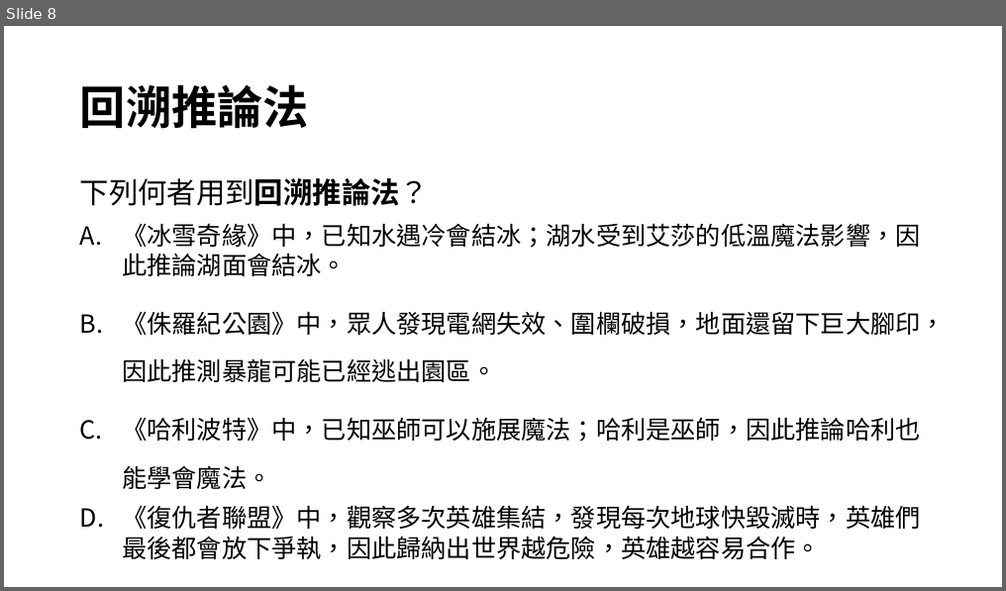
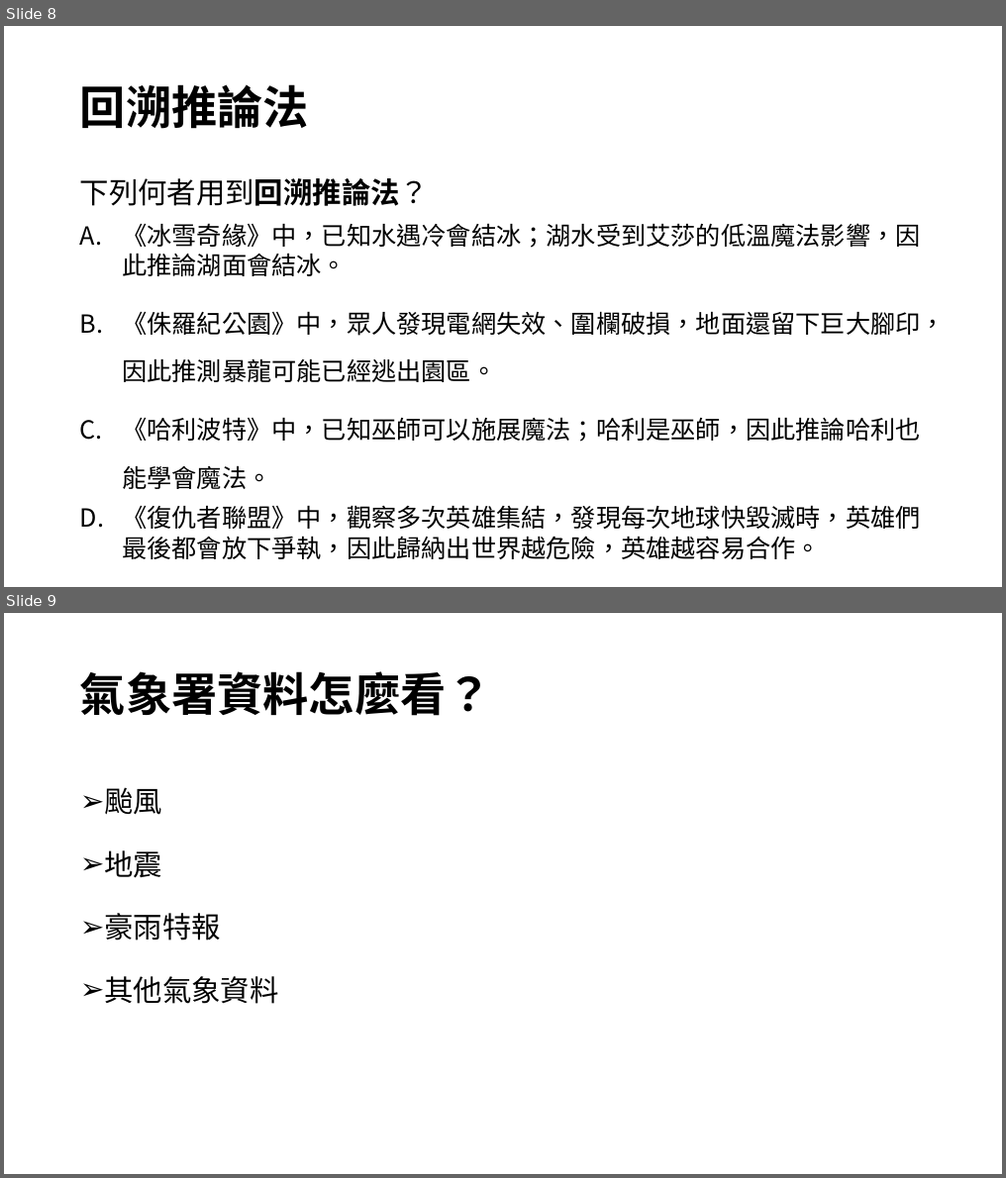
Before and after one commit to bananafu/aster-test-site, a slide deck: teaching/xiufeng-jhs-grade9-summer2026/slides/01自然概論.pptx. Shown one above the other, each under a label of ours: slide 8 before the commit, slides 8 and 9 after it. The pictures are 1006x591 and 1006x1178 pixels, drawn with LibreOffice and Linux fonts; fonts in the diff are those of the drawing; background and template pictures are left out. Boxes give left, top, right and bottom in pixels: in the first picture for what was removed or moved away, otherwise in the second. Text is boxed around its words. In the diff, an @@ line names an element or a change of style, - is before the commit and + after.

```diff
--- a/teaching/xiufeng-jhs-grade9-summer2026/slides/01自然概論.pptx
+++ b/teaching/xiufeng-jhs-grade9-summer2026/slides/01自然概論.pptx
@@ slide 9 added at (x1=4, y1=613, x2=1002, y2=1174), background picture (left out) @@
@@ title added at (x1=80, y1=671, x2=492, y2=716), 44 pt, text #000000, bold @@
+氣象署資料怎麼看？
@@ text added at (x1=104, y1=787, x2=278, y2=1004), 28 pt, text #000000 @@
+➢ 颱風
+➢ 地震
+➢ 豪雨特報
+➢ 其他氣象資料
```
